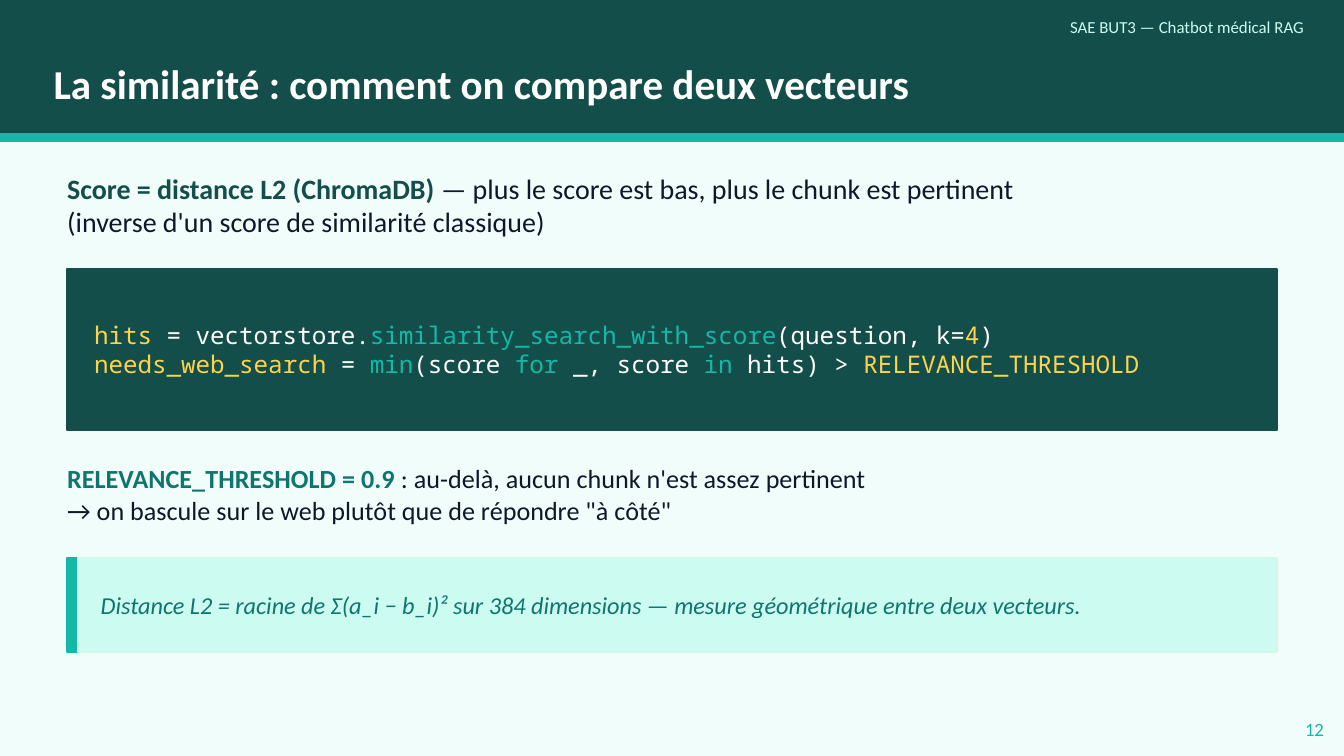
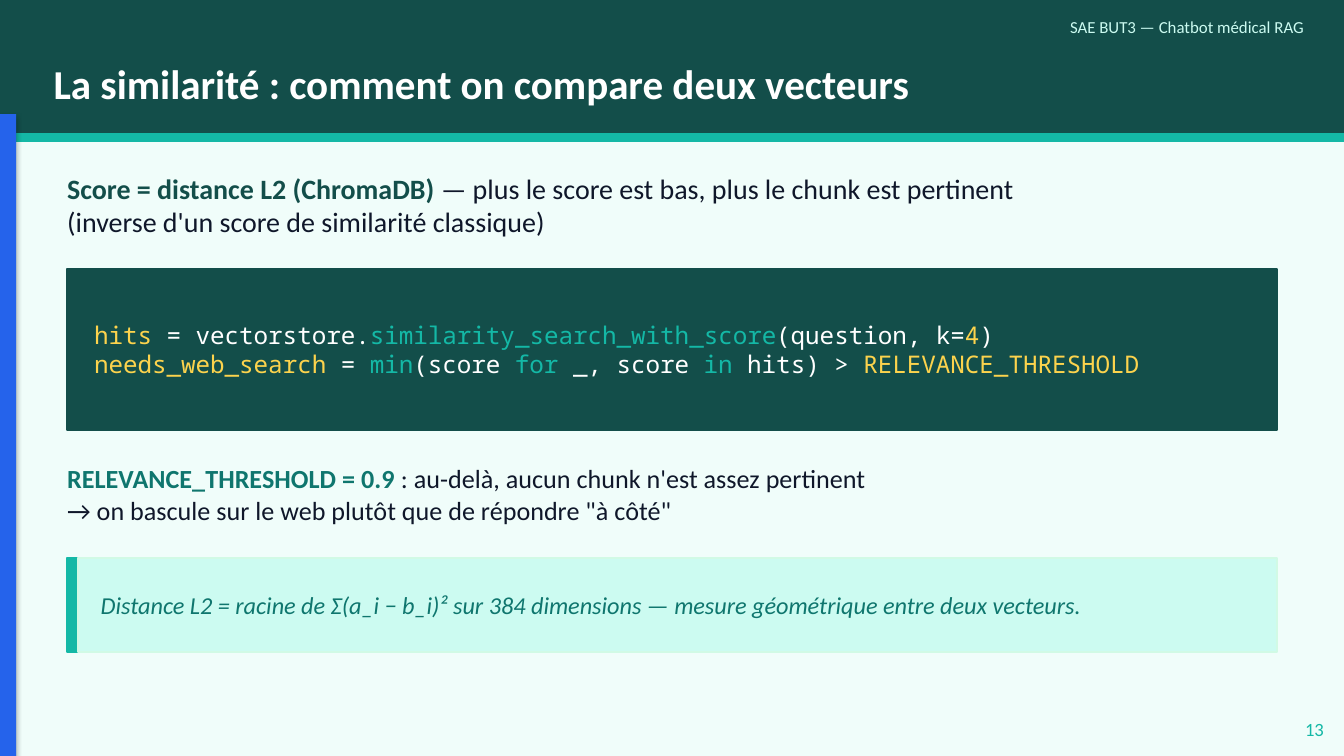
Before and after one commit to YousraWsites/-chatbot-medical-s6, a slide deck: slide 13 of docs/soutenance.pptx. Drawn at 1344x756 pixels with LibreOffice and Linux fonts; fonts in the diff are those of the drawing. Boxes give left, top, right and bottom in pixels: in the first picture for what was removed or moved away, otherwise in the second. Text is boxed around its words. In the diff, an @@ line names an element or a change of style, - is before the commit and + after.

Commit message:
slides: 3 fixes UX (barres par partie + sommaire aligné + wording adouci)
1) Sommaire (slide 2) reconstruit proprement :
   - 5 sections bien alignées en colonnes (numéro 30pt + titre + meta)
   - Section 05 'Conclusion & Questions' qui manquait avant
   - Numéros colorés par partie (teal/bleu/violet/amber/teal-clair)
   - Footer + numéro de page propre

2) Barres verticales colorées par partie sur chaque slide de contenu :
   - Position fixée : sous le header (pas pleine hauteur qui collidait
     avec le header teal foncé et la rendait invisible)
   - Largeur 0.12 inch, hauteur 6.55 inch
   - Couleurs cohérentes avec les slides séparatrices PARTIE :
       * Grace (slides 4-7)   : teal-500 #14b8a6
       * Yousra (slides 9-13) : blue-600 #2563eb
       * Imane (slides 15-18) : violet-600 #7c3aed
       * Yannis (slides 20-26): amber-500 #f59e0b
   Permet de voir instantanément à quelle partie appartient chaque slide.

3) Adouci wording slide 'Pourquoi un LLM tout fait' :
   "La SAE ne demande pas d'inventer un LLM — hors de portée en BUT3."
   → "L'enjeu n'est pas de réinventer un LLM, mais de savoir l'orchestrer."
   Le prof sait très bien ce qu'il a demandé, pas besoin de le rappeler
   de cette façon.

Bonus : numéros de page footer renumérotés selon la position réelle
(après ajout du sommaire, tout était décalé de +1).

```diff
--- a/docs/soutenance.pptx
+++ b/docs/soutenance.pptx
@@ rectangle added at (x1=0, y1=114, x2=16, y2=756), fill #2563EB @@
@@ text at (x1=1305, y1=724, x2=1324, y2=736): text changed @@
-12
+13
```
Also in this commit, not shown: 21 other slides changed, 1 other file.
